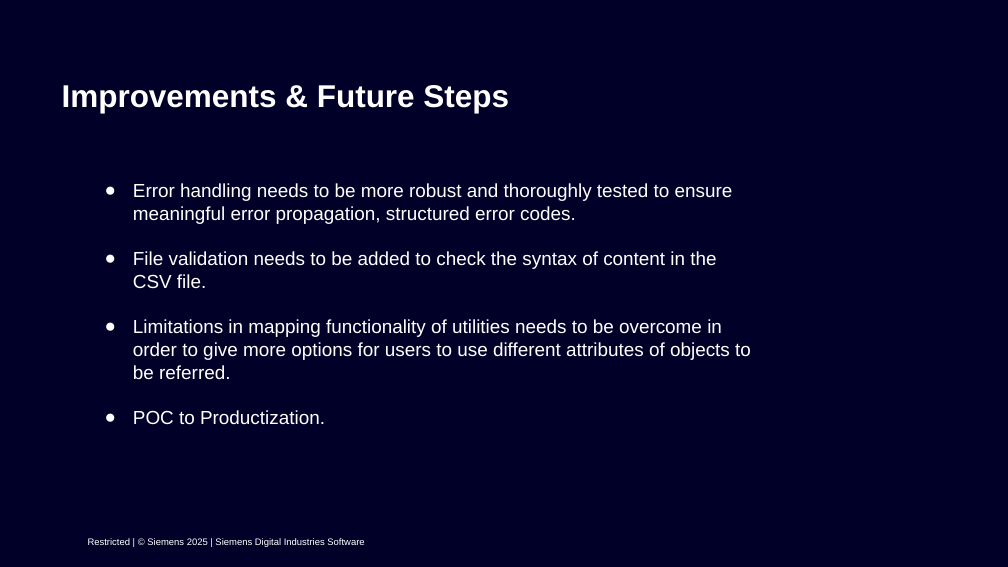
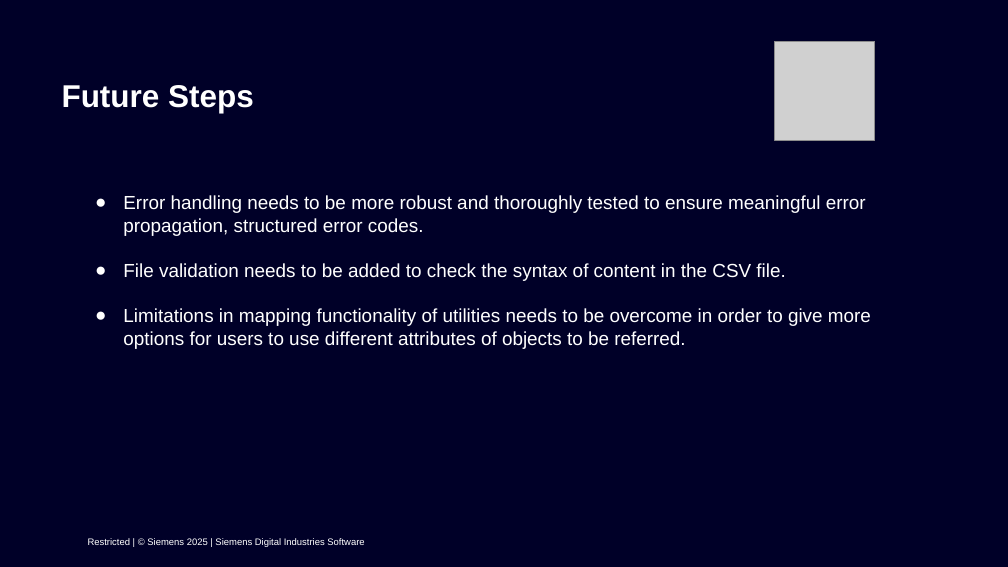
Before and after one commit to ashutoshkorde4/presentation, a slide deck: slide 11 of LCS_FY25 Internship Demo.pptx (slide 10 before the commit). Drawn at 1008x567 pixels with LibreOffice and Linux fonts; fonts in the diff are those of the drawing; grey boxes stand for pictures; background and template pictures are left out. Boxes give left, top, right and bottom in pixels: in the first picture for what was removed or moved away, otherwise in the second. Text is boxed around its words. In the diff, an @@ line names an element or a change of style, - is before the commit and + after.

Commit message:
reduced text

```diff
--- a/LCS_FY25 Internship Demo.pptx
+++ b/LCS_FY25 Internship Demo.pptx
@@ picture added at (775,41,875,141) @@
@@ title at (62,85,254,113): text changed @@
-Improvements & Future Steps
+Future Steps
@@ text "Error handling needs to be ...": place and size @@
-text "Error handling needs to be ..." at (133,183,751,425)
+text "Error handling needs to be ..." at (123,195,871,349)
@@ text at (133,410,325,425): paragraph removed @@
-● POC to Productization.
```
Also in this commit, not shown: 7 other slides changed, 1 slide added.
